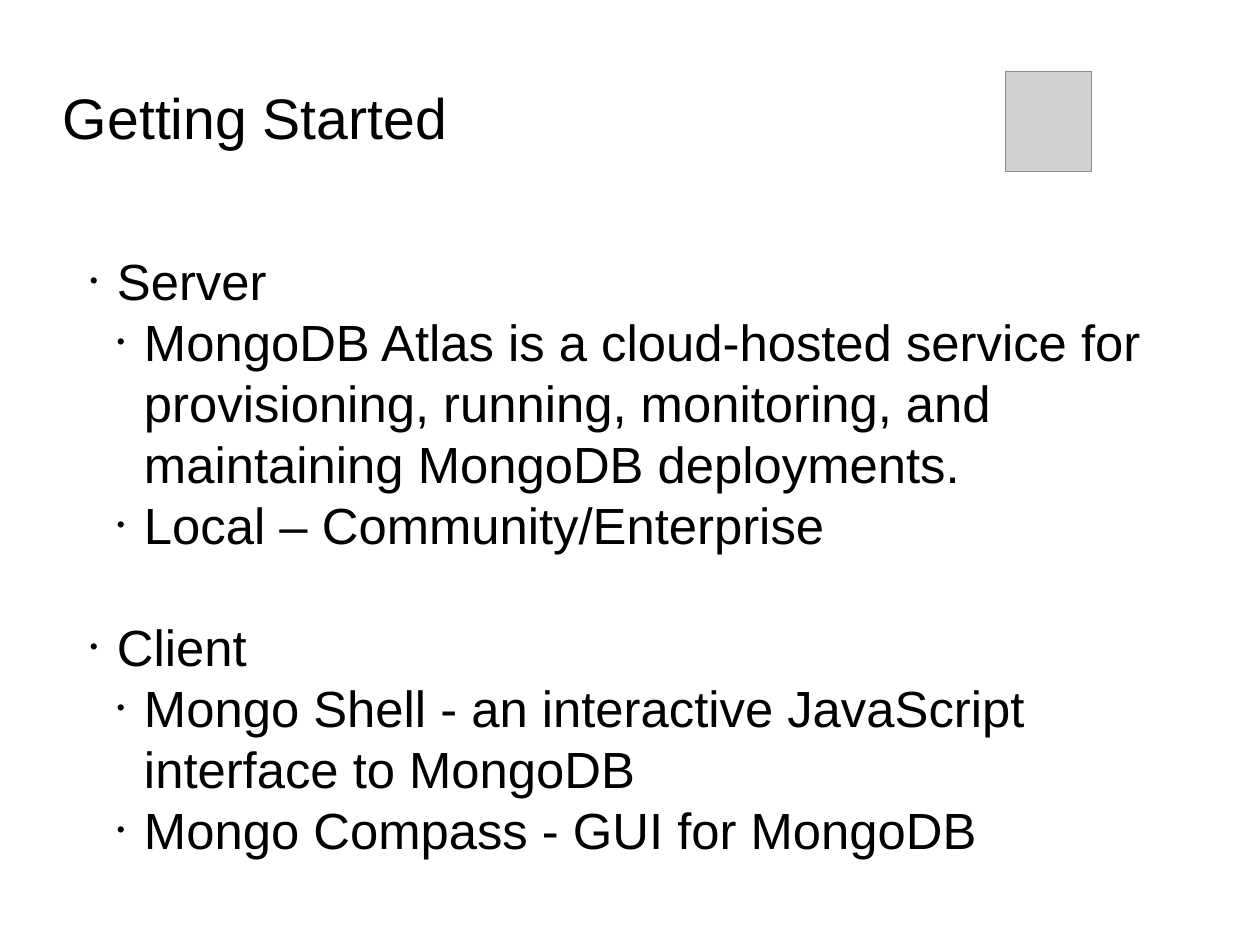
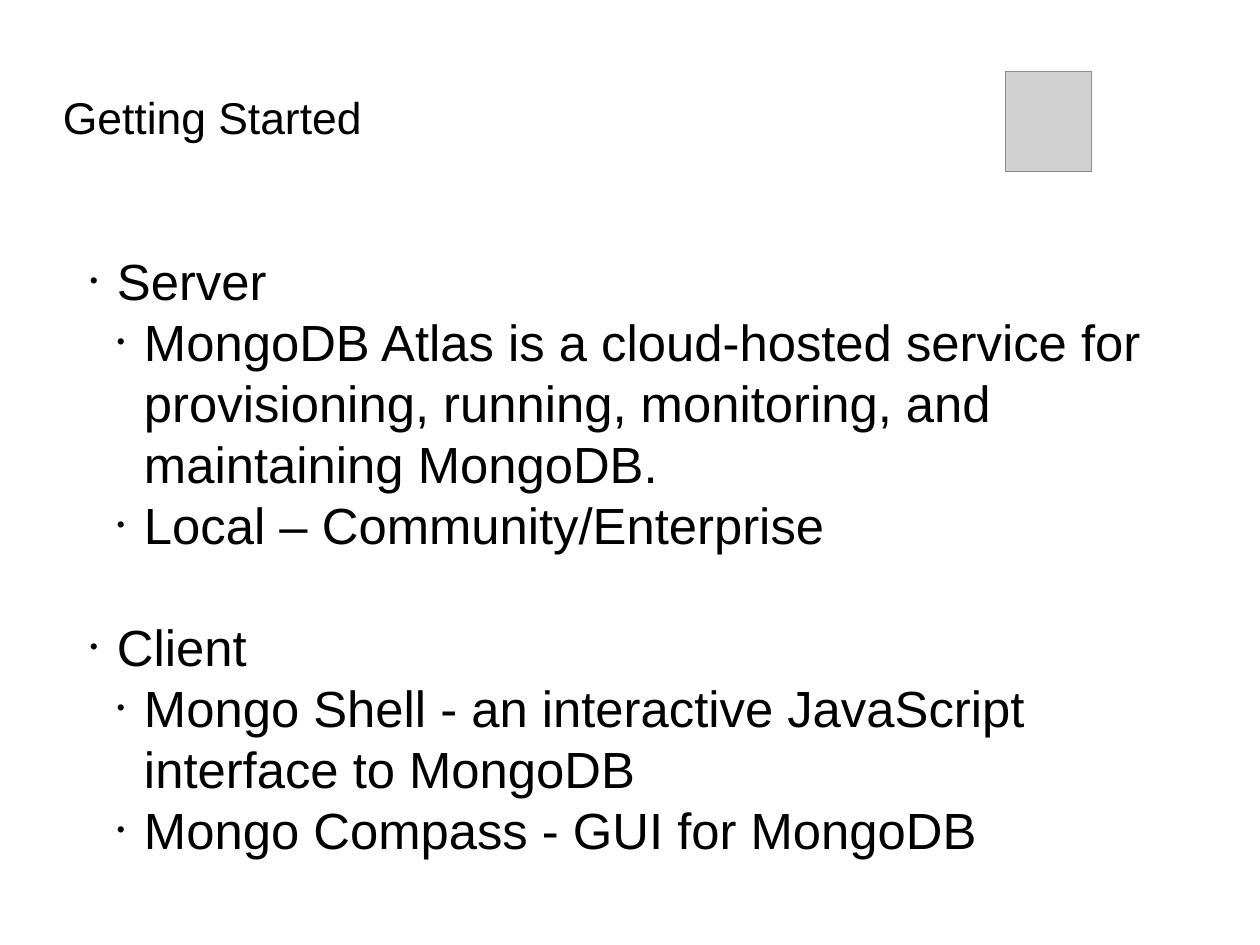
Before and after one commit to Bhakti/mongo_session, a slide deck: slide 10 of MongoDB_Session.odp (slide 11 before the commit). Drawn at 1260x945 pixels with LibreOffice and Linux fonts; fonts in the diff are those of the drawing; grey boxes stand for pictures; background and template pictures are left out. Boxes give left, top, right and bottom in pixels: in the first picture for what was removed or moved away, otherwise in the second. Text is boxed around its words. In the diff, an @@ line names an element or a change of style, - is before the commit and + after.

```diff
--- a/MongoDB_Session.odp
+++ b/MongoDB_Session.odp
@@ title "Getting Started" at box(63, 101, 361, 144): size 36 to 28 pt @@
@@ subtitle at box(144, 324, 1140, 494): text changed @@
-    • MongoDB Atlas is a cloud-hosted service for provisioning, running, monitoring, and maintaining MongoDB deployments.
+    • MongoDB Atlas is a cloud-hosted service for provisioning, running, monitoring, and maintaining MongoDB.
```
Also in this commit, not shown: 10 other slides changed, 6 slides added, 1 slide removed, 34 other files.
